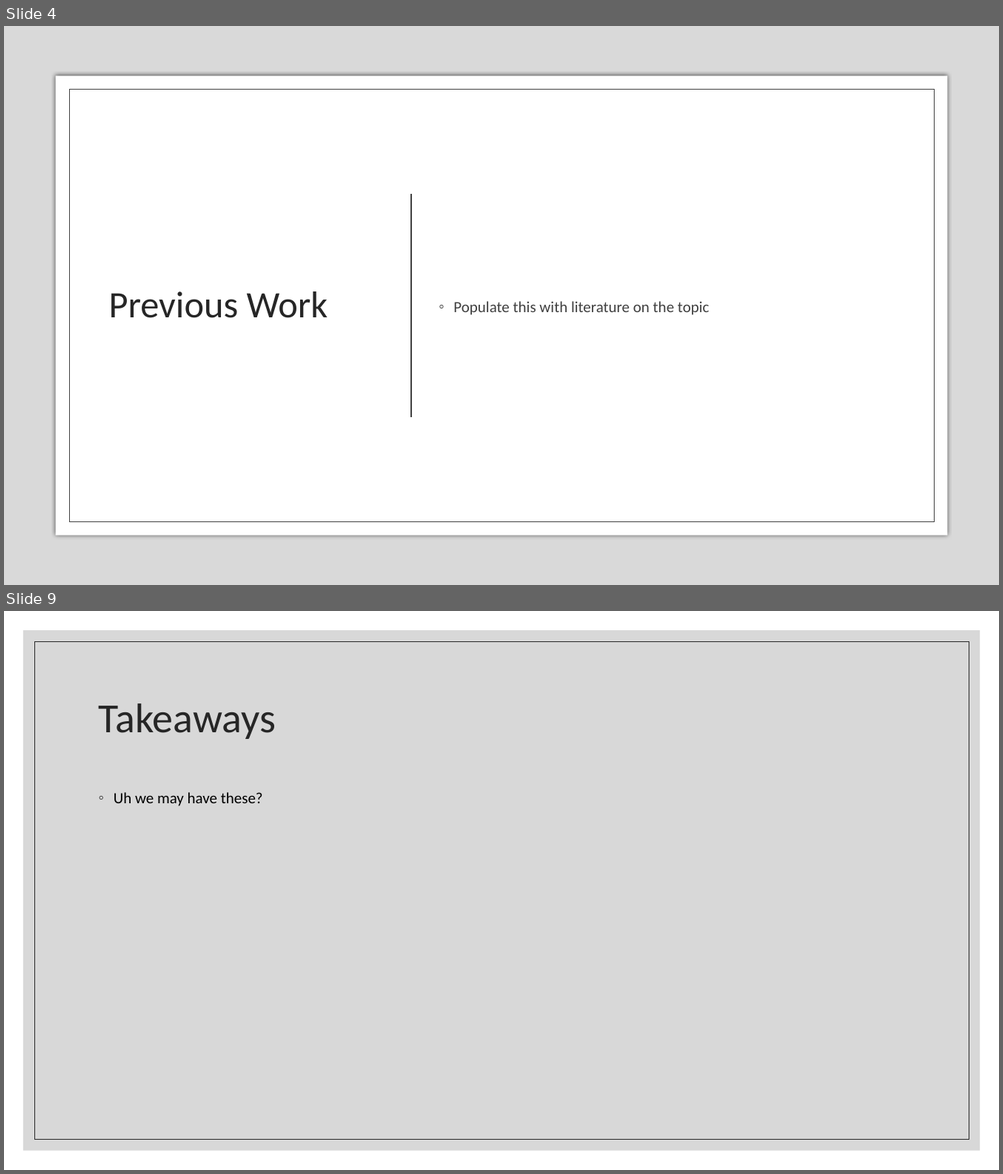
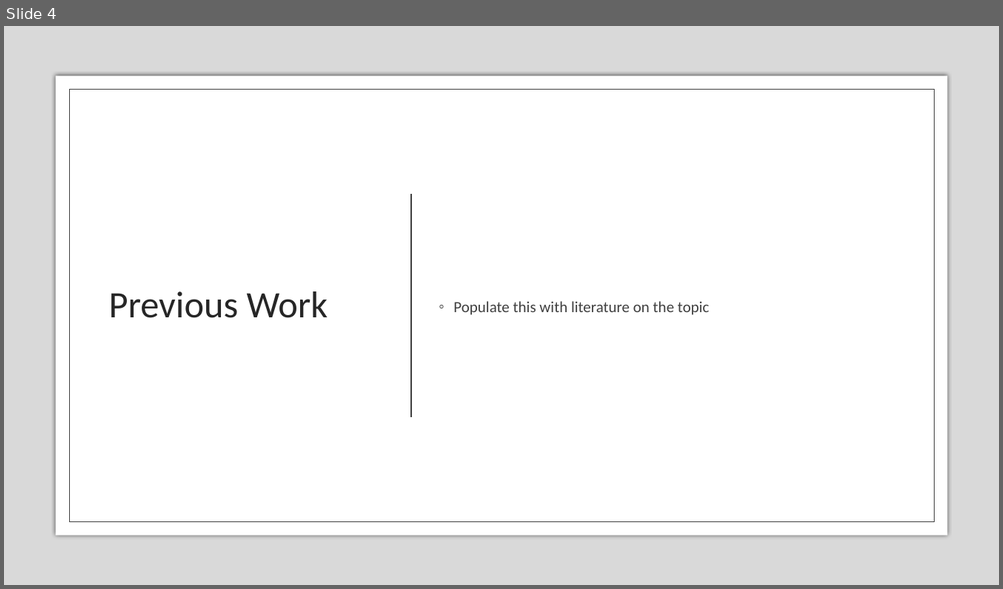
Before and after one commit to liquatics/outofhand, a slide deck: Docs/Final Presentation.pptx. Shown one above the other, each under a label of ours: slides 4 and 9 before the commit, slide 4 after it; the slides between them are not shown. The pictures are 1003x1174 and 1003x589 pixels, drawn with LibreOffice and Linux fonts; fonts in the diff are those of the drawing; background and template pictures are left out. Boxes give left, top, right and bottom in pixels: in the first picture for what was removed or moved away, otherwise in the second. Text is boxed around its words. In the diff, an @@ line names an element or a change of style, - is before the commit and + after.

```diff
--- a/Docs/Final Presentation.pptx
+++ b/Docs/Final Presentation.pptx
@@ slide 9 removed at (4, 611, 999, 1170), background #FFFFFF @@
@@ rectangle removed at (23, 630, 980, 1151) @@
@@ rectangle removed at (34, 641, 969, 1140) @@
@@ title removed at (99, 703, 276, 739) @@
-Takeaways
@@ text removed at (114, 792, 263, 806) @@
-◦ Uh we may have these?
```
Also in this commit, not shown: 5 slides changed.
